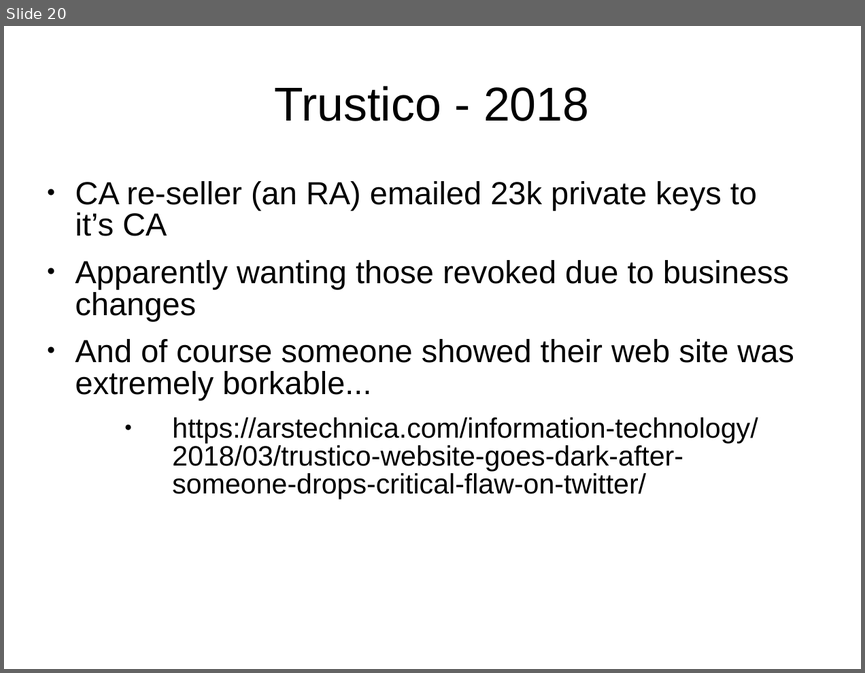
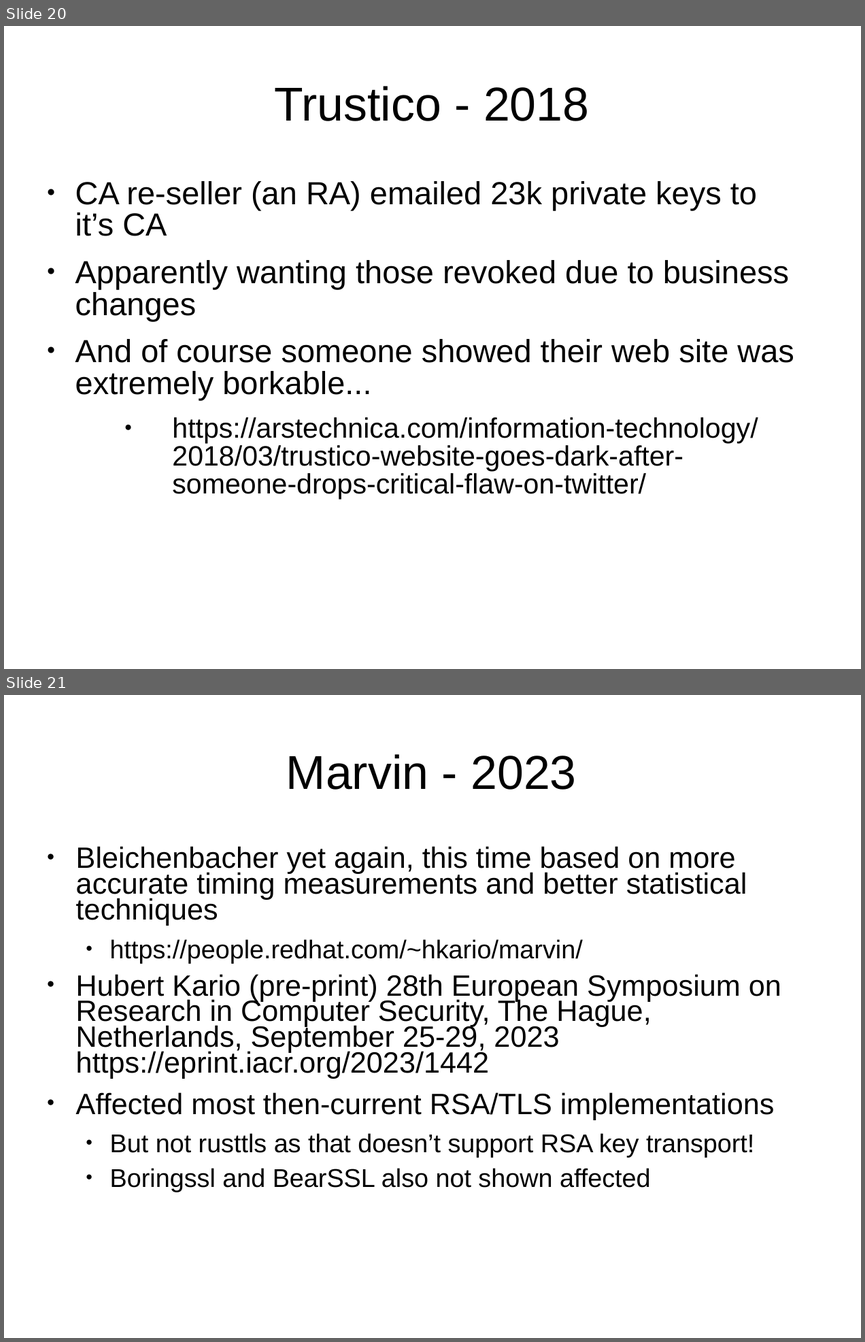
Before and after one commit to sftcd/cs7053, a slide deck: 2024lectures/08-tls-problems.odp. Shown one above the other, each under a label of ours: slide 20 before the commit, slides 20 and 21 after it. The pictures are 865x673 and 865x1342 pixels, drawn with LibreOffice and Linux fonts; fonts in the diff are those of the drawing. Boxes give left, top, right and bottom in pixels: in the first picture for what was removed or moved away, otherwise in the second. Text is boxed around its words. In the diff, an @@ line names an element or a change of style, - is before the commit and + after.

```diff
--- a/2024lectures/08-tls-problems.odp
+++ b/2024lectures/08-tls-problems.odp
@@ slide 21 added at box(4, 695, 861, 1338), background #FFFFFF @@
@@ title added at box(286, 754, 576, 790), 44 pt, text #000000 @@
+Marvin - 2023
@@ text added at box(76, 846, 781, 1192), 27.2 pt, text #000000 @@
+● Bleichenbacher yet again, this time based on more accurate timing measurements and better statistical techniques
+  ● https://people.redhat.com/~hkario/marvin/
+● Hubert Kario (pre-print) 28th European Symposium on Research in Computer Security, The Hague, Netherlands, September 25-29, 2023 https://eprint.iacr.org/2023/1442
+● Affected most then-current RSA/TLS implementations
+  ● But not rusttls as that doesn’t support RSA key transport!
+  ● Boringssl and BearSSL also not shown affected
```
Also in this commit, not shown: 1 slide changed, 1 other file.
